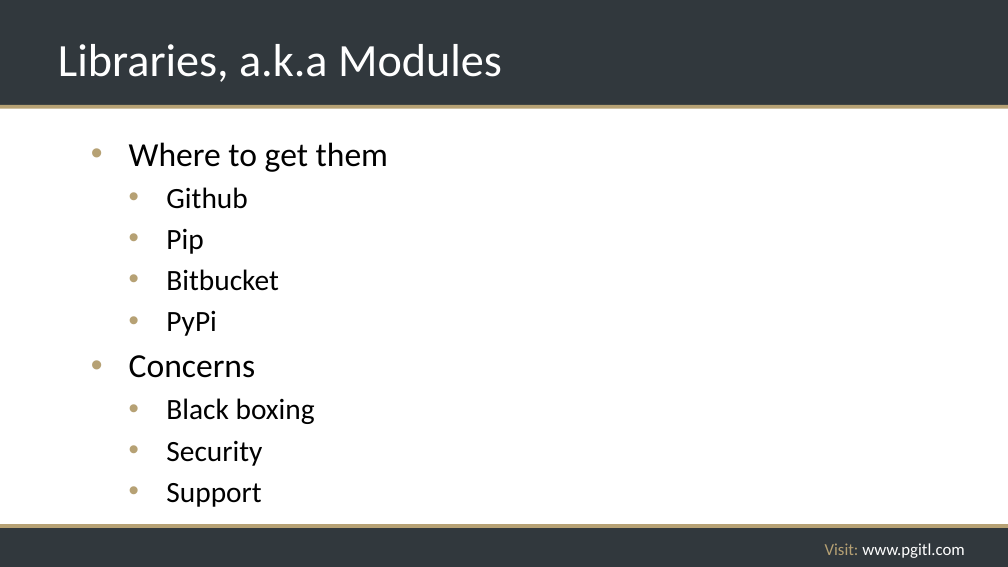
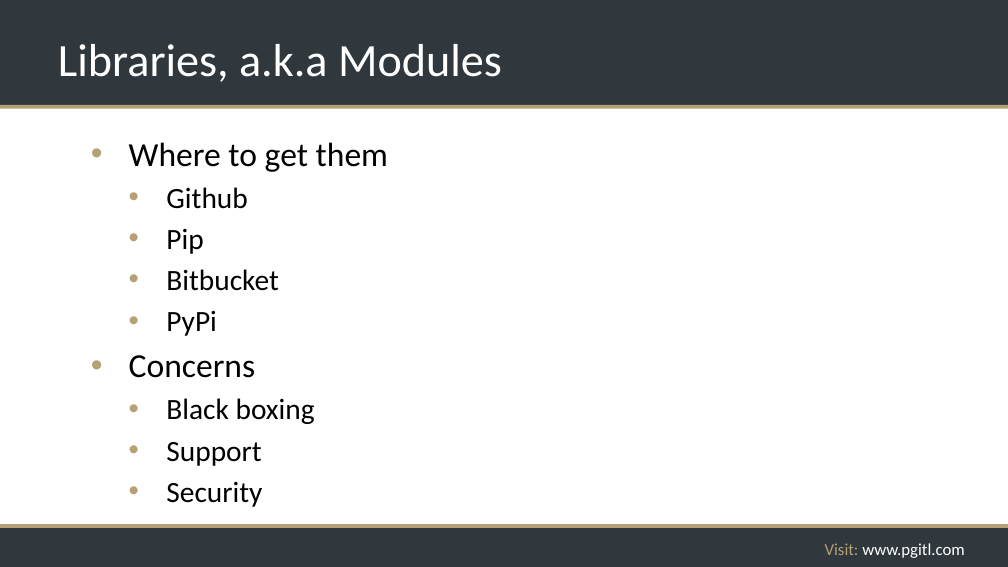
Before and after one commit to rikkouri/project-a, a slide deck: slide 133 of Programming Foundations.pptx. Drawn at 1008x567 pixels with LibreOffice and Linux fonts; fonts in the diff are those of the drawing; background and template pictures are left out. Boxes give left, top, right and bottom in pixels: in the first picture for what was removed or moved away, otherwise in the second. Text is boxed around its words. In the diff, an @@ line names an element or a change of style, - is before the commit and + after.

```diff
--- a/Programming Foundations.pptx
+++ b/Programming Foundations.pptx
@@ text at bbox=[166, 442, 261, 466]: paragraph added @@
+  • Support
@@ text at bbox=[166, 483, 261, 507]: paragraph removed @@
-  • Support
```
Also in this commit, not shown: 4 other slides changed, 1 slide added, 2 other files.
